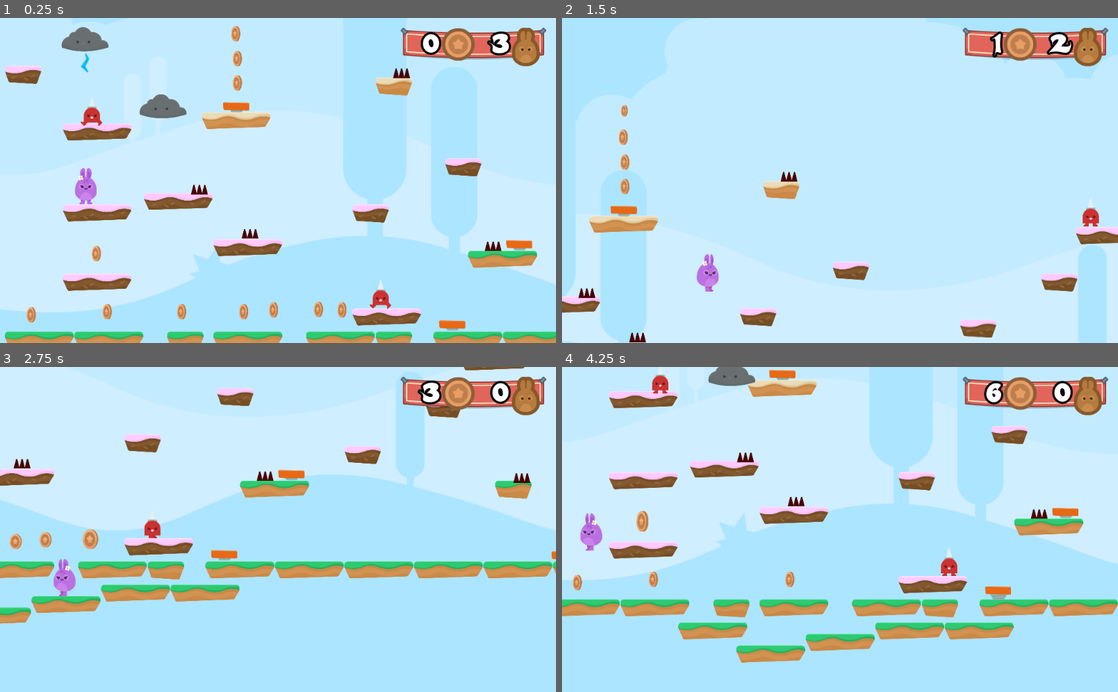
Above: before the commit, frames 1-4 (two rows, left to right).
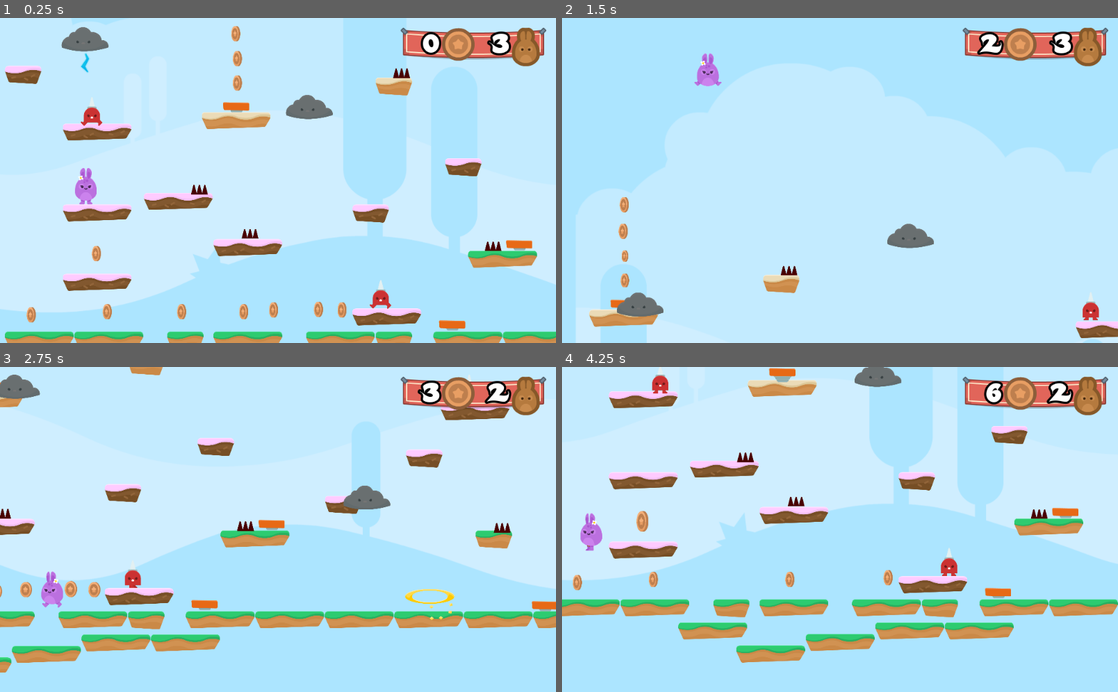
Above: after the commit, the same moments.

Repository: Pahutich/hoppy-days
Game: Godot game, scene res://Levels/Level1.tscn
Same seed, same stepped clock (60 frames per second), same inputs: the game is played once before the commit and once after it.
Inputs:
- Up to frame 1 (0.25 s): no input
- Up to frame 2 (1.5 s): hold D (right) from 0.53 s (still down); tap Space (jump) at 0.77 s
- Up to frame 3 (2.75 s): tap Space (jump) at 1.52 s; release D (right) at 2.03 s; hold A (left) from 2.03 s (still down)
- Up to frame 4 (4.25 s): keep holding A (left); tap Space (jump) at 3.02, 3.77 s

The runs differ from the first frame. In frame 1, 0.9% of the frame differs, in the area x 25-60%, y 23-32%; in frame 2, 7.6%; in frame 3, 34%, in the area x 0-100%, y 0-95%; in frame 4, 1.3%.

Commit message:
33. Particles and a Portal

Diff:
--- /dev/null
+++ b/Items/Portal.gd
@@ -0,0 +1,6 @@
+extends Node2D
+
+
+
+func _on_Area2D_body_entered(body):
+	get_tree().call_group("Gamestate", "win_game")
--- /dev/null
+++ b/Items/Portal.tscn
@@ -0,0 +1,81 @@
+[gd_scene load_steps=8 format=2]
+
+[ext_resource path="res://GFX/Items/portal_yellow.png" type="Texture" id=1]
+[ext_resource path="res://GFX/Particles/portal_yellowParticle.png" type="Texture" id=2]
+[ext_resource path="res://Items/Portal.gd" type="Script" id=3]
+
+[sub_resource type="RectangleShape2D" id=1]
+extents = Vector2( 115, 41 )
+
+[sub_resource type="Animation" id=2]
+resource_name = "PortalStretch"
+length = 2.0
+loop = true
+step = 1.0
+tracks/0/type = "value"
+tracks/0/path = NodePath(".:scale")
+tracks/0/interp = 1
+tracks/0/loop_wrap = true
+tracks/0/imported = false
+tracks/0/enabled = true
+tracks/0/keys = {
+"times": PoolRealArray( 0, 1 ),
+"transitions": PoolRealArray( 1, 1 ),
+"update": 0,
+"values": [ Vector2( 1, 1 ), Vector2( 1.25, 1 ) ]
+}
+
+[sub_resource type="Animation" id=3]
+length = 0.001
+tracks/0/type = "value"
+tracks/0/path = NodePath(".:scale")
+tracks/0/interp = 1
+tracks/0/loop_wrap = true
+tracks/0/imported = false
+tracks/0/enabled = true
+tracks/0/keys = {
+"times": PoolRealArray( 0 ),
+"transitions": PoolRealArray( 1 ),
+"update": 0,
+"values": [ Vector2( 1, 1 ) ]
+}
+
+[sub_resource type="ParticlesMaterial" id=4]
+lifetime_randomness = 0.19
+emission_shape = 1
+emission_sphere_radius = 128.0
+flag_align_y = true
+flag_disable_z = true
+gravity = Vector3( 0, 0, 0 )
+orbit_velocity = 0.25
+orbit_velocity_random = 0.0
+radial_accel = 56.0
+angle = 3.2
+angle_random = 0.69
+hue_variation_random = 0.13
+
+[node name="Portal" type="Node2D"]
+script = ExtResource( 3 )
+
+[node name="Area2D" type="Area2D" parent="."]
+
+[node name="Sprite" type="Sprite" parent="Area2D"]
+texture = ExtResource( 1 )
+
+[node name="CollisionShape2D" type="CollisionShape2D" parent="Area2D"]
+visible = false
+shape = SubResource( 1 )
+
+[node name="AnimationPlayer" type="AnimationPlayer" parent="Area2D"]
+autoplay = "PortalStretch"
+anims/PortalStretch = SubResource( 2 )
+anims/RESET = SubResource( 3 )
+
+[node name="Particles2D" type="Particles2D" parent="Area2D"]
+amount = 24
+lifetime = 2.0
+randomness = 1.0
+process_material = SubResource( 4 )
+texture = ExtResource( 2 )
+
+[connection signal="body_entered" from="Area2D" to="." method="_on_Area2D_body_entered"]
--- a/Levels/GameState.gd
+++ b/Levels/GameState.gd
@@ -31,3 +31,6 @@
 
 func end_game():
 	get_tree().change_scene("res://Levels/GameOver.tscn")
+
+func win_game():
+	get_tree().change_scene("res://Levels/Victory.tscn")
--- a/Levels/Level1.tscn
+++ b/Levels/Level1.tscn
@@ -10,6 +10,7 @@
 [ext_resource path="res://Items/Coin.tscn" type="PackedScene" id=8]
 [ext_resource path="res://NPCs/Spikeman.tscn" type="PackedScene" id=9]
 [ext_resource path="res://NPCs/Cloud.tscn" type="PackedScene" id=10]
+[ext_resource path="res://Items/Portal.tscn" type="PackedScene" id=11]
 
 [node name="Level1" type="Node2D"]
 script = ExtResource( 6 )
@@ -125,4 +126,16 @@
 position = Vector2( 510, 100 )
 
 [node name="Cloud2" parent="NPCs" instance=ExtResource( 10 )]
-position = Vector2( 941, 471 )
+position = Vector2( 3243, 95 )
+
+[node name="Cloud3" parent="NPCs" instance=ExtResource( 10 )]
+position = Vector2( 3685, 1089 )
+
+[node name="Cloud4" parent="NPCs" instance=ExtResource( 10 )]
+position = Vector2( 5374, 109 )
+
+[node name="Cloud5" parent="NPCs" instance=ExtResource( 10 )]
+position = Vector2( 1749, 475 )
+
+[node name="Portal" parent="." instance=ExtResource( 11 )]
+position = Vector2( 3720, 1636 )
--- /dev/null
+++ b/Levels/Victory.tscn
@@ -0,0 +1,25 @@
+[gd_scene load_steps=2 format=2]
+
+[ext_resource path="res://Levels/GameOver.tscn" type="PackedScene" id=1]
+
+[node name="Victory" instance=ExtResource( 1 )]
+
+[node name="VBoxContainer" parent="CenterContainer" index="0"]
+margin_left = 212.0
+margin_right = 812.0
+
+[node name="Label" parent="CenterContainer/VBoxContainer" index="0"]
+margin_right = 600.0
+text = "You Win!"
+
+[node name="HBoxContainer" parent="CenterContainer/VBoxContainer" index="1"]
+margin_right = 600.0
+
+[node name="RestartButton" parent="CenterContainer/VBoxContainer/HBoxContainer" index="0"]
+margin_left = 89.0
+margin_right = 141.0
+
+[node name="Label" parent="CenterContainer/VBoxContainer/HBoxContainer" index="1"]
+margin_left = 145.0
+margin_right = 510.0
+text = "Play again!"
Not shown: 1 places in Levels/Level1.tscn that only renumber resources
